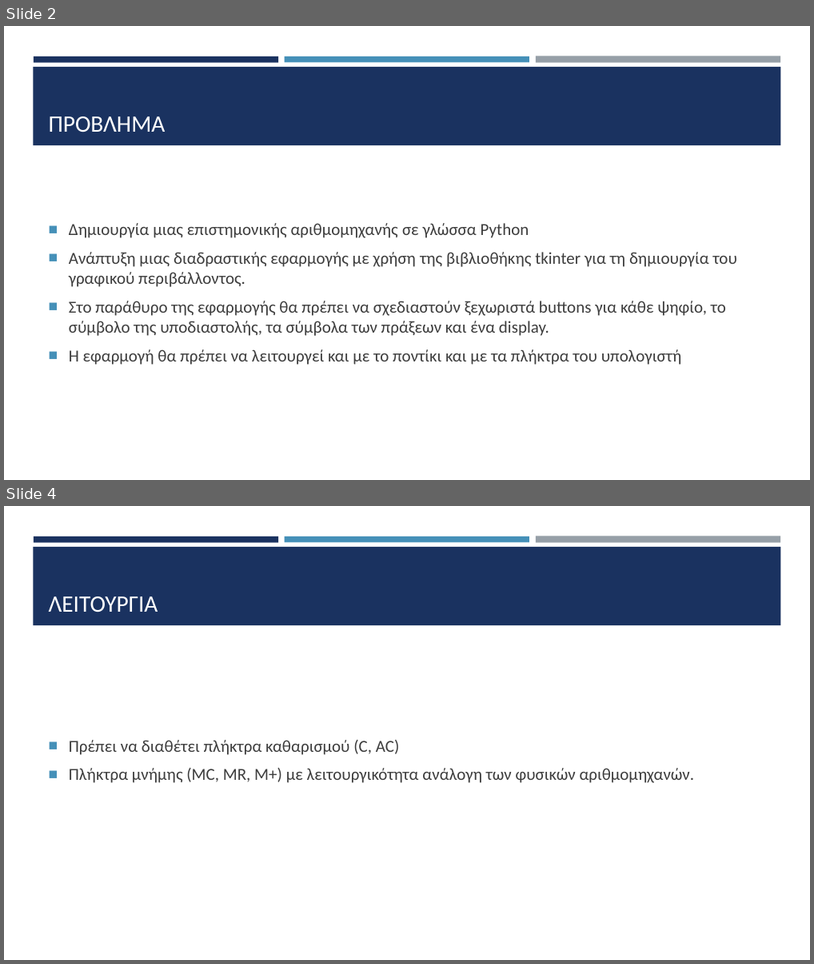
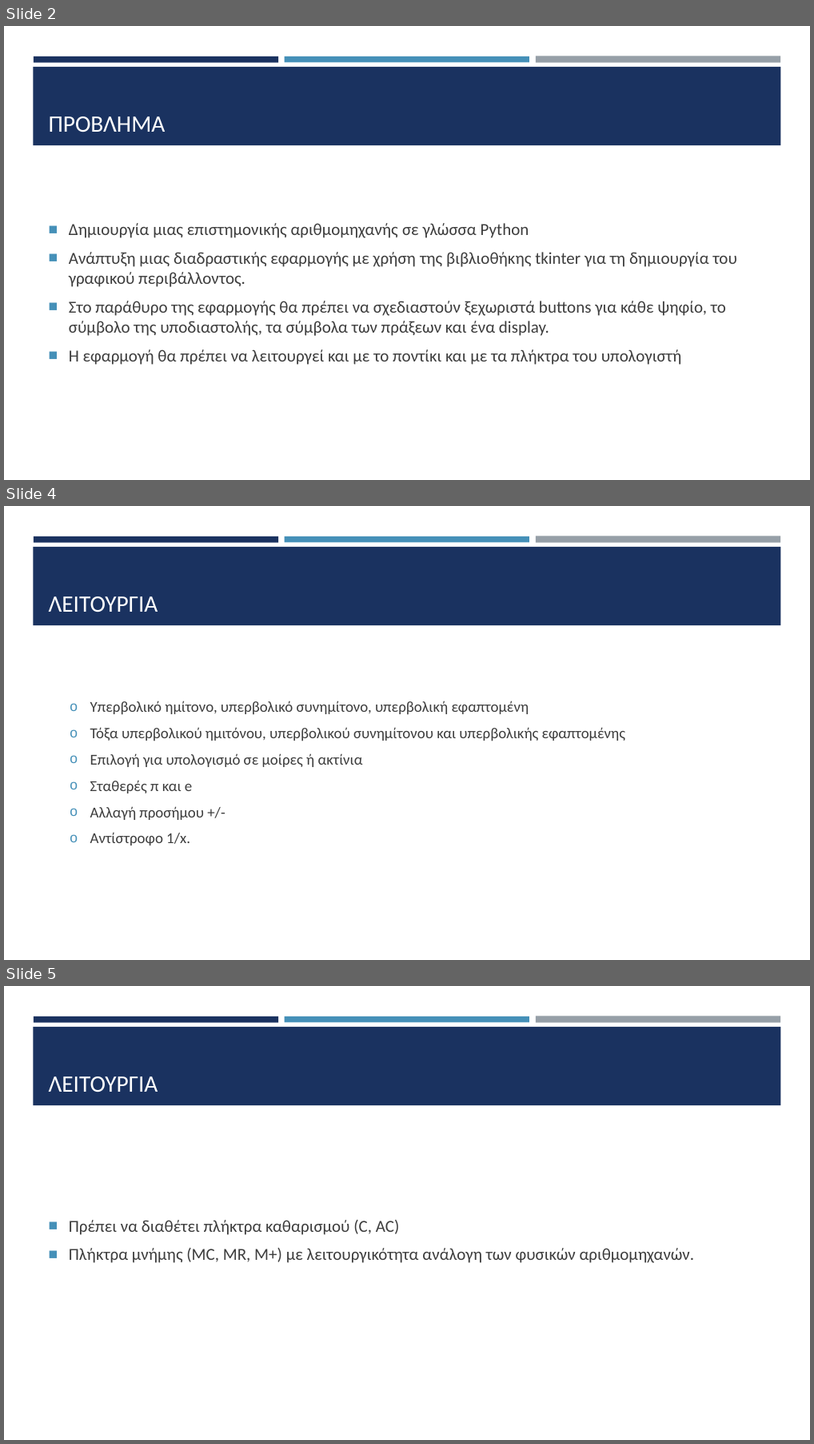
Before and after one commit to HLE47-GROUP03/Scientific_Calculator, a slide deck: sci_calc_main/documentation/Παρουσίαση.pptx. Shown one above the other, each under a label of ours: slides 2 and 4 before the commit, slides 2, 4 and 5 after it; the slides between them are not shown. The pictures are 814x964 and 814x1444 pixels, drawn with LibreOffice and Linux fonts; fonts in the diff are those of the drawing. Boxes give left, top, right and bottom in pixels: in the first picture for what was removed or moved away, otherwise in the second. Text is boxed around its words. In the diff, an @@ line names an element or a change of style, - is before the commit and + after.

```diff
--- a/sci_calc_main/documentation/Παρουσίαση.pptx
+++ b/sci_calc_main/documentation/Παρουσίαση.pptx
@@ slide 4 added at [4,506,810,960], background #FFFFFF; not listed: 4 template elements that a slide beside it also shows @@
@@ title added at [49,596,158,612], 28 pt, text #FFFFFF @@
+ΛΕΙΤΟΥΡΓΙΑ
@@ text added at [90,700,626,845], 18 pt, text #3D3D3D @@
+  o Υπερβολικό ημίτονο, υπερβολικό συνημίτονο, υπερβολική εφαπτομένη
+  o Τόξα υπερβολικού ημιτόνου, υπερβολικού συνημίτονου και υπερβολικής εφαπτομένης
+  o Επιλογή για υπολογισμό σε μοίρες ή ακτίνια
+  o Σταθερές π και e
+  o Αλλαγή προσήμου +/-
+  o Αντίστροφο 1/x.
@@ what was slide 4 is now slide 5 @@
```
Also in this commit, not shown: 4 slides changed, 17 other slides added, 1 slide removed, 1 other file.
